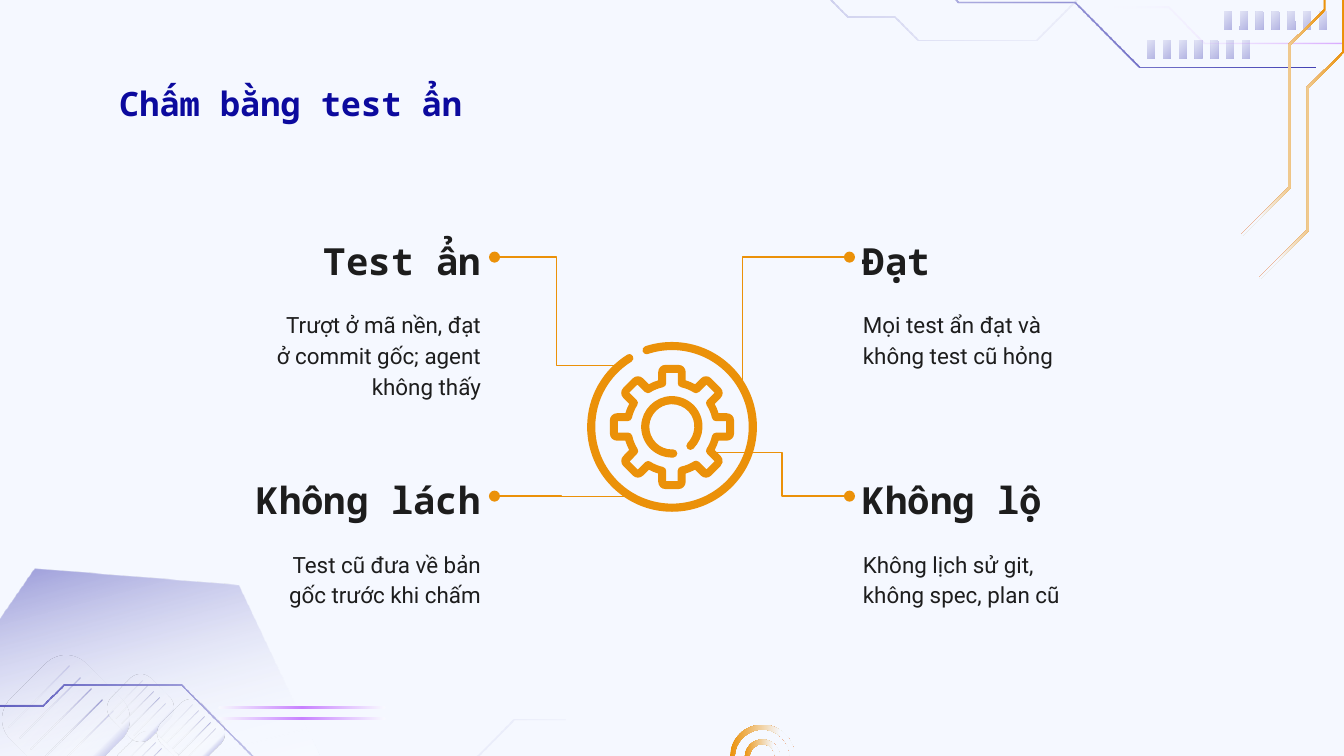
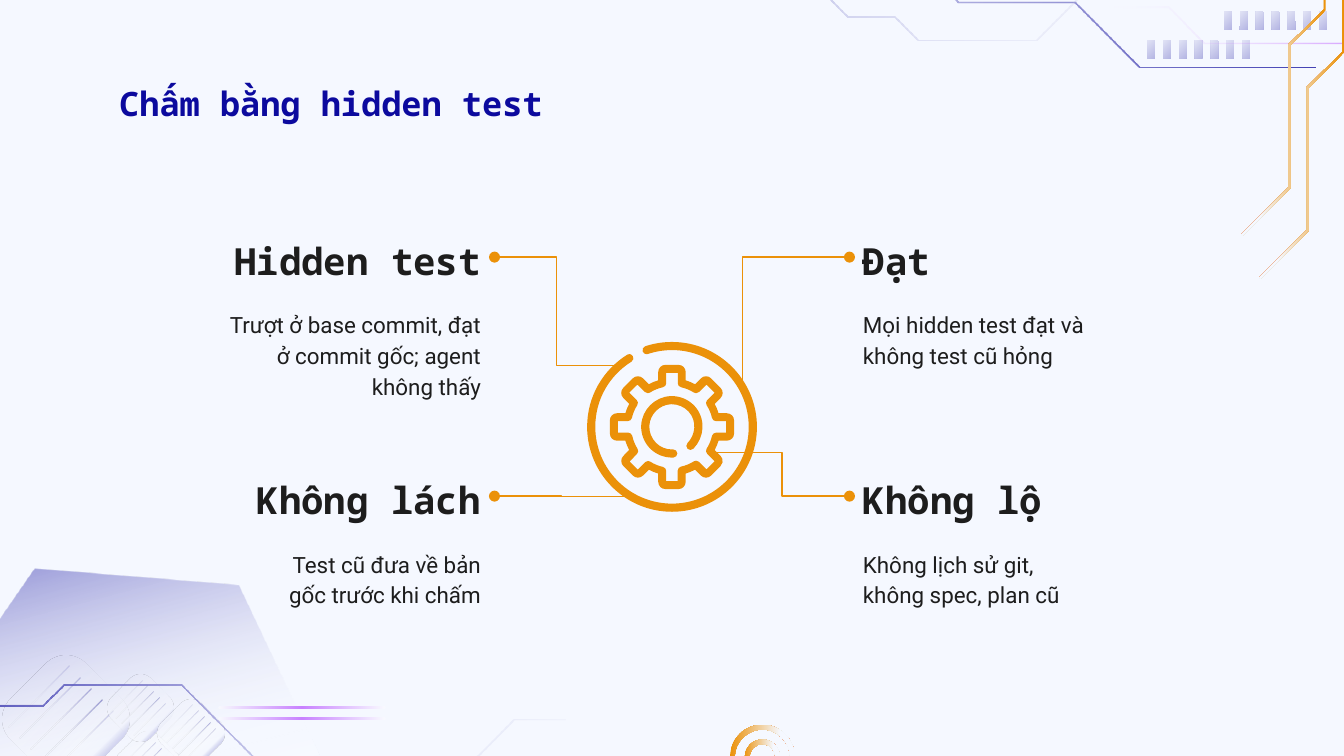
Before and after one commit to doanan293/vipharmind-ai-sdlc-study, a slide deck: slide 12 of docs/presentation/vipharmind-slides.pptx. Drawn at 1344x756 pixels with LibreOffice and Linux fonts; fonts in the diff are those of the drawing; background and template pictures are left out. Boxes give left, top, right and bottom in pixels: in the first picture for what was removed or moved away, otherwise in the second. Text is boxed around its words. In the diff, an @@ line names an element or a change of style, - is before the commit and + after.

```diff
--- a/docs/presentation/vipharmind-slides.pptx
+++ b/docs/presentation/vipharmind-slides.pptx
@@ text at bbox=[119, 85, 543, 125]: text changed @@
-Chấm bằng test ẩn
+Chấm bằng hidden test
@@ text at bbox=[234, 246, 481, 276]: text changed @@
-Test ẩn
+Hidden test
@@ text at bbox=[230, 315, 481, 400]: text changed @@
-Trượt ở mã nền, đạt
-ở commit gốc; agent
-không thấy
+Trượt ở base commit, đạt
+ở commit gốc; agent
+không thấy
@@ text at bbox=[863, 316, 1084, 369]: text changed @@
-Mọi test ẩn đạt và
-không test cũ hỏng
+Mọi hidden test đạt và
+không test cũ hỏng
```
Also in this commit, not shown: 16 other slides changed, 27 other files.
